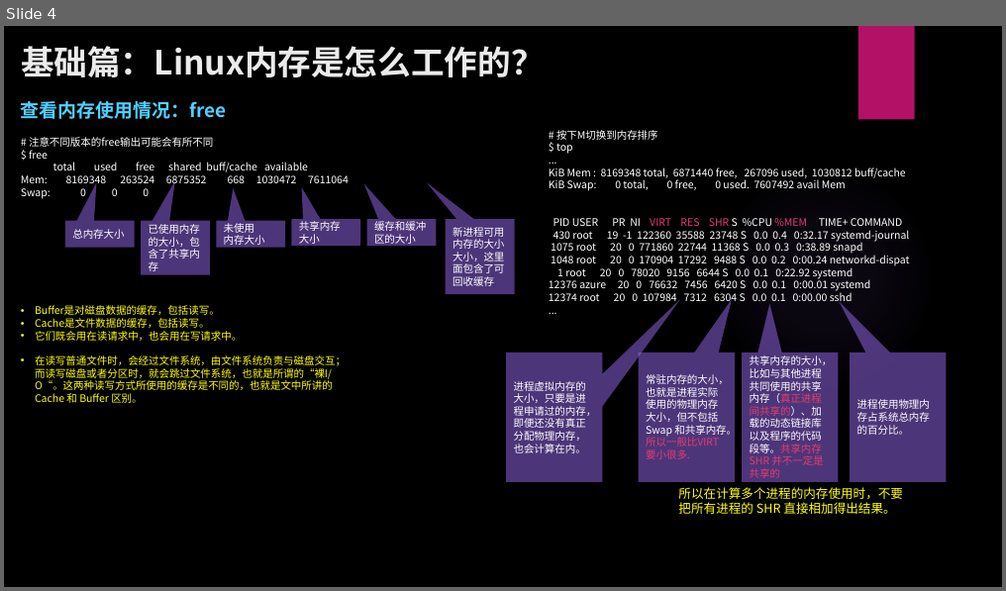
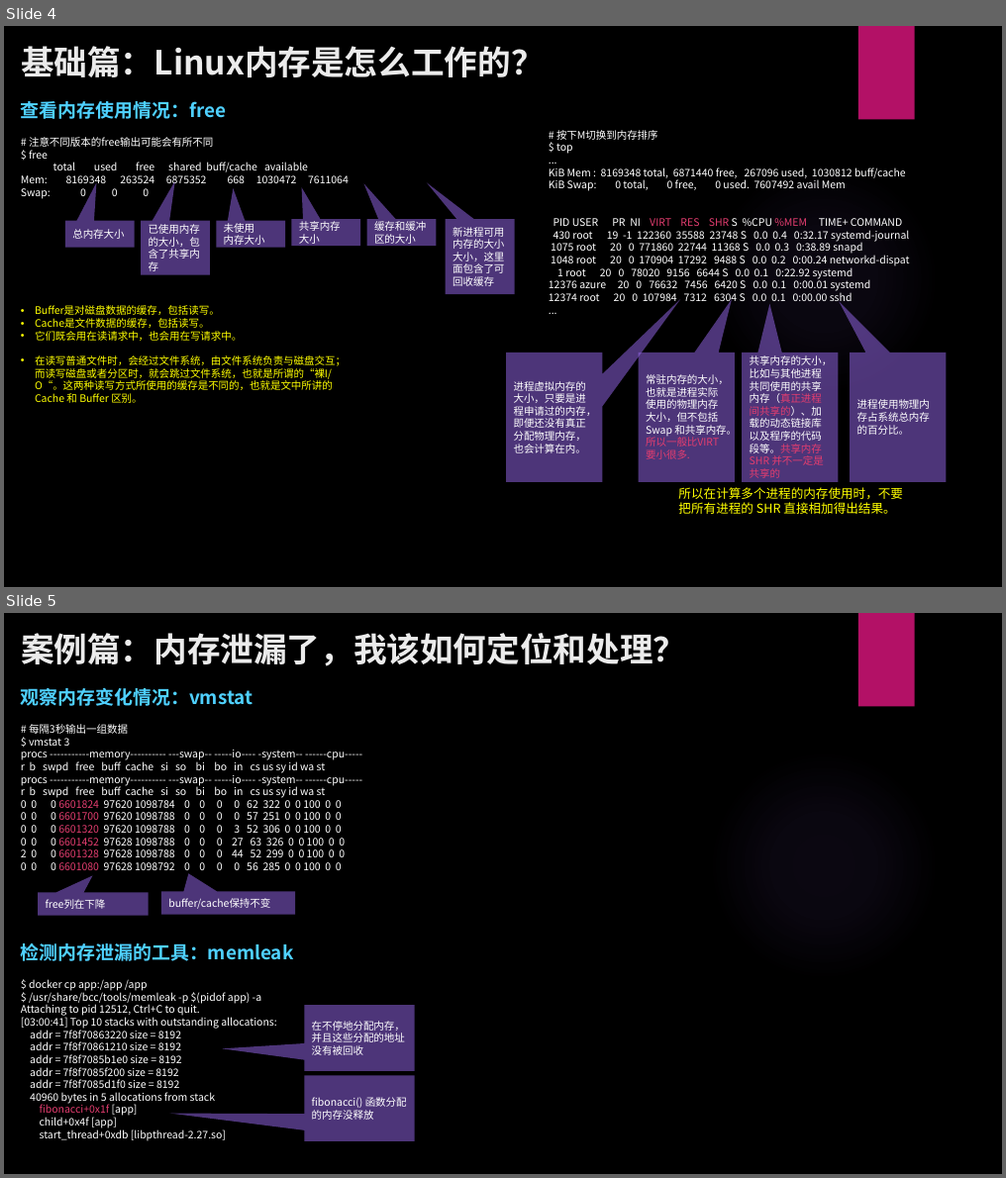
Before and after one commit to zhangkekf/reading-notes, a slide deck: Linux性能优化实战/02-内存性能优化.pptx. Shown one above the other, each under a label of ours: slide 4 before the commit, slides 4 and 5 after it. The pictures are 1006x591 and 1006x1178 pixels, drawn with LibreOffice and Linux fonts; fonts in the diff are those of the drawing; background and template pictures are left out. Boxes give left, top, right and bottom in pixels: in the first picture for what was removed or moved away, otherwise in the second. Text is boxed around its words. In the diff, an @@ line names an element or a change of style, - is before the commit and + after.

Commit message:
add memleak

```diff
--- a/Linux性能优化实战/02-内存性能优化.pptx
+++ b/Linux性能优化实战/02-内存性能优化.pptx
@@ slide 5 added at [4,613,1002,1174], background picture (left out); not listed: 2 template elements that a slide beside it also shows @@
@@ title added at [21,633,686,666], 32 pt, text #EBEBEB, bold @@
+案例篇：内存泄漏了，我该如何定位和处理？
@@ text added at [21,688,252,706], 18 pt, text #4FD1FF, bold @@
+观察内存变化情况：vmstat
@@ text added at [21,724,362,870], 10 pt, text #FFFFFF @@
+# 每隔3秒输出一组数据
+$ vmstat 3
+procs -----------memory---------- ---swap-- -----io---- -system-- ------cpu-----
+r b swpd free buff cache si so bi bo in cs us sy id wa st
+procs -----------memory---------- ---swap-- -----io---- -system-- ------cpu-----
+r b swpd free buff cache si so bi bo in cs us sy id wa st
+0 0 0 6601824 97620 1098784 0 0 0 0 62 322 0 0 100 0 0
+0 0 0 6601700 97620 1098788 0 0 0 0 57 251 0 0 100 0 0
+0 0 0 6601320 97620 1098788 0 0 0 3 52 306 0 0 100 0 0
+0 0 0 6601452 97628 1098788 0 0 0 27 63 326 0 0 100 0 0
+2 0 0 6601328 97628 1098788 0 0 0 44 52 299 0 0 100 0 0
+0 0 0 6601080 97628 1098792 0 0 0 0 56 285 0 0 100 0 0
@@ speech box added at [38,892,148,916], fill #9B6BF2 at 50% opacity, 10 pt, text #FFFFFF @@
+free列在下降
@@ speech box added at [161,891,295,915], fill #9B6BF2 at 50% opacity, 10 pt, text #FFFFFF @@
+buffer/cache保持不变
@@ text added at [21,944,294,961], 18 pt, text #4FD1FF, bold @@
+检测内存泄漏的工具：memleak
@@ text added at [21,979,277,1142], 10 pt, text #FFFFFF @@
+$ docker cp app:/app /app
+$ /usr/share/bcc/tools/memleak -p $(pidof app) -a
+Attaching to pid 12512, Ctrl+C to quit.
+[03:00:41] Top 10 stacks with outstanding allocations:
+addr = 7f8f70863220 size = 8192
+addr = 7f8f70861210 size = 8192
+addr = 7f8f7085b1e0 size = 8192
+addr = 7f8f7085f200 size = 8192
+addr = 7f8f7085d1f0 size = 8192
+40960 bytes in 5 allocations from stack
+fibonacci+0x1f [app]
+child+0x4f [app]
+start_thread+0xdb [libpthread-2.27.so]
@@ speech box added at [304,1005,414,1071], fill #9B6BF2 at 50% opacity, 10 pt, text #FFFFFF @@
+在不停地分配内存，并且这些分配的地址没有被回收
@@ speech box added at [304,1075,414,1142], fill #9B6BF2 at 50% opacity, 10 pt, text #FFFFFF @@
+fibonacci() 函数分配的内存没释放
```
